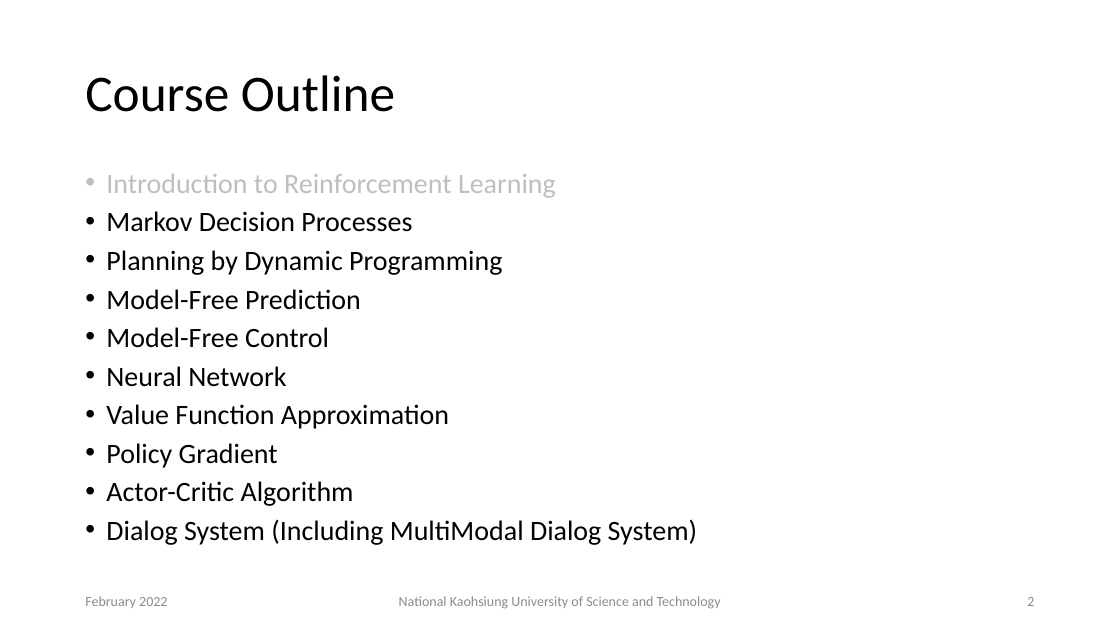
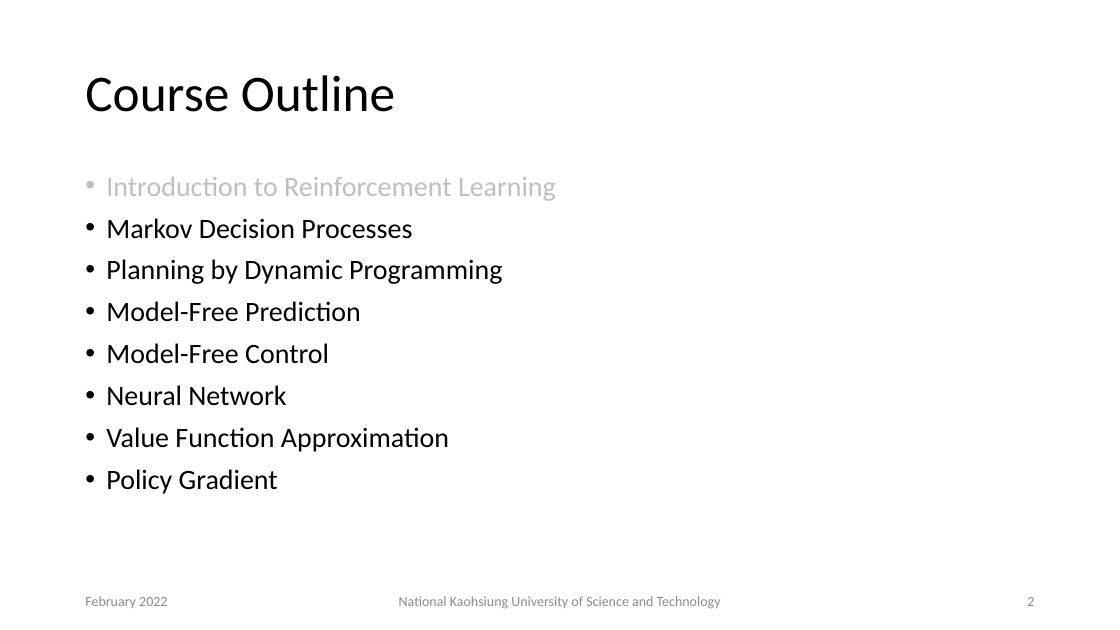
Before and after one commit to chiayisu/chiayisu.github.io, a slide deck: slide 2 of files/course_material/reinforcement-learning/PPT/Lecture2.pptx. Drawn at 1120x630 pixels with LibreOffice and Linux fonts; fonts in the diff are those of the drawing. Boxes give left, top, right and bottom in pixels: in the first picture for what was removed or moved away, otherwise in the second. Text is boxed around its words. In the diff, an @@ line names an element or a change of style, - is before the commit and + after.

```diff
--- a/files/course_material/reinforcement-learning/PPT/Lecture2.pptx
+++ b/files/course_material/reinforcement-learning/PPT/Lecture2.pptx
@@ text "Introduction to Reinforcement Learning" at (x1=106, y1=177, x2=556, y2=494): line spacing 0.8 to 0.9 @@
@@ text at (x1=106, y1=481, x2=697, y2=545): paragraphs removed @@
-• Actor-Critic Algorithm
-• Dialog System (Including MultiModal Dialog System)
```
Also in this commit, not shown: 2 other slides changed, 7 other files.
